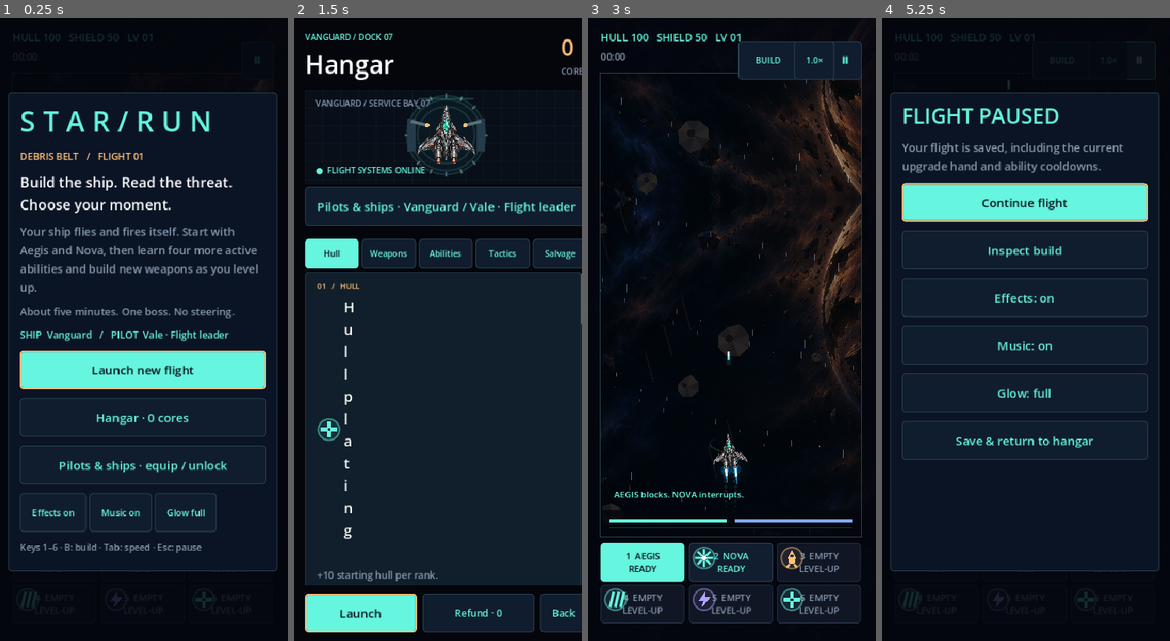
Above: before the commit, frames 1-4 (left to right).
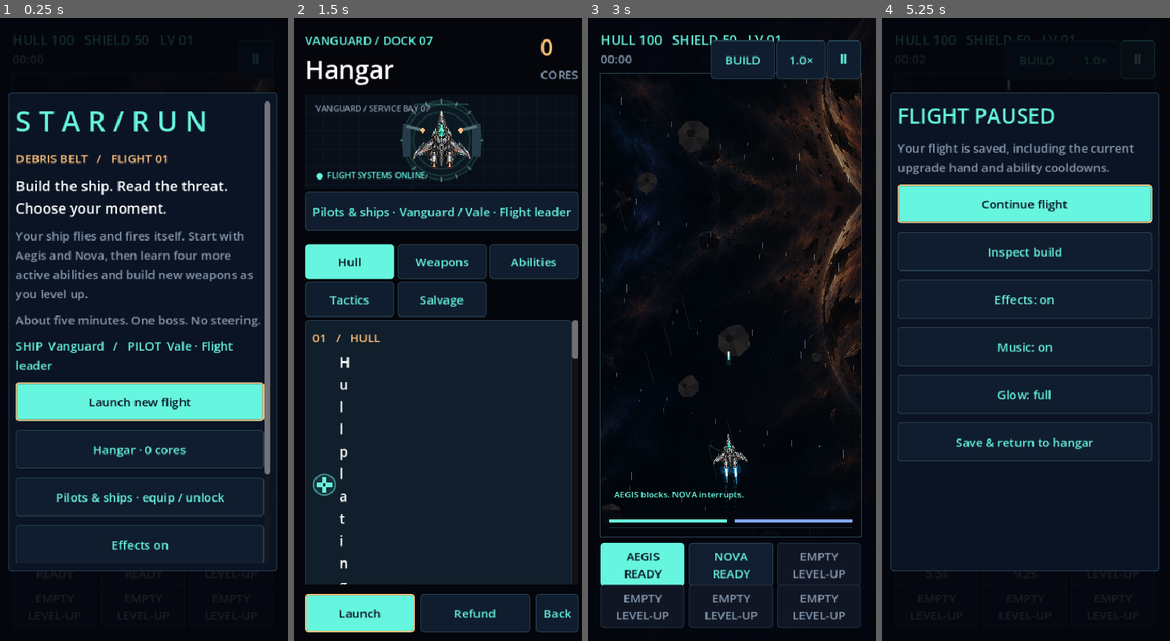
Above: after the commit, the same moments.

Repository: killjoy00/StarRun
Game: Godot game, scene res://scenes/main.tscn
The game is run twice, just before and just after one commit, with the same random seed, the same clock (stepped at 60 frames per second) and the same inputs.
Inputs (mouse positions are in pixels of both pictures, inside the frame that each line leads up to):
- Up to frame 1 (0.25 s): no input
- Up to frame 2 (1.5 s): click "Hangar · 0 cores" at 0.5 s; click "Refund · 0" (after the commit: "Refund") at 1.25 s
- Up to frame 3 (3 s): click "Back" at 2 s; click "Launch new flight" at 2.75 s
- Up to frame 4 (5.25 s): click (936, 560) at 3.5 s, where only the run before the commit has a clickable "1 AEGIS READY"; click "2 NOVA READY" (after the commit: "NOVA READY") at 4.25 s; click "Ⅱ" at 5 s

The runs differ from the first frame. In frame 1, 22% of the frame differs, in the area x 4-95%, y 2-95%; in frame 2, 16%; in frame 3, 5.0%; in frame 4, 7.6%.

Commit message:
Enforce readable mobile type, 44pt actions, and uncluttered narrow-screen menus

Diff:
--- a/scripts/main.gd
+++ b/scripts/main.gd
@@ -86,14 +86,22 @@
 	_show_menu()
 	get_tree().auto_accept_quit = false
 
+# Native Retina screens are laid out in logical 390x844 canvas units, not pixels.
+# Protect gameplay labels and menu copy from the old 10-13px type on phones.
+func _compact_ui() -> bool:
+	return get_viewport_rect().size.x < 760
+
+func _text_size(font_size: int) -> int:
+	return maxi(font_size, 16) if _compact_ui() else font_size
+
 func _style(bg: Color, border: Color, width: int = 1) -> StyleBoxFlat:
 	var box := StyleBoxFlat.new()
 	box.bg_color = bg
 	box.border_color = border
 	box.set_border_width_all(width)
 	box.set_corner_radius_all(4)
-	box.content_margin_left = 16
-	box.content_margin_right = 16
+	box.content_margin_left = 10 if _compact_ui() else 16
+	box.content_margin_right = 10 if _compact_ui() else 16
 	box.content_margin_top = 12
 	box.content_margin_bottom = 12
 	return box
@@ -101,7 +109,7 @@
 func _label(parent: Node, text_value: String, font_size: int = 16, color: Color = Color.WHITE) -> Label:
 	var label := Label.new()
 	label.text = text_value
-	label.add_theme_font_size_override("font_size", font_size)
+	label.add_theme_font_size_override("font_size", _text_size(font_size))
 	label.add_theme_color_override("font_color", color)
 	parent.add_child(label)
 	return label
@@ -109,7 +117,7 @@
 func _button(parent: Node, title: String, action: Callable, primary: bool = false) -> Button:
 	var button := Button.new()
 	button.text = title
-	button.add_theme_font_size_override("font_size", 16)
+	button.add_theme_font_size_override("font_size", _text_size(16))
 	button.add_theme_color_override("font_color", INK if primary else CYAN)
 	button.add_theme_color_override("font_hover_color", INK if primary else Color.WHITE)
 	button.add_theme_color_override("font_disabled_color", MUTED)
@@ -136,8 +144,8 @@
 	world = Playfield.new()
 	world.host = self
 	clip.add_child(world)
-	hud = _label(root, "", 14, CYAN)
-	status = _label(root, "", 13, MUTED)
+	hud = _label(root, "", 18, CYAN)
+	status = _label(root, "", 16, MUTED)
 	build_label = _label(root, "", 14, MUTED)
 	report_label = _label(root, "", 14, MUTED)
 	for id in Catalog.ABILITIES:
@@ -175,6 +183,7 @@
 	hud.size = Vector2(field.size.x, 24)
 	status.position = Vector2(field.position.x, 43)
 	status.size = Vector2(field.size.x, 22)
+	var compact := _compact_ui()
 	var controls_width := minf(size.x - 28, maxf(330, field.size.x))
 	var controls_x := (size.x - controls_width) / 2
 	var button_width := (controls_width - 12) / 3
@@ -183,7 +192,8 @@
 		button.position = Vector2(controls_x + (i % 3) * (button_width + 6), field.end.y + 9 + int(i / 3) * 56)
 		button.size = Vector2(button_width, 50)
 		button.custom_minimum_size.y = 50
-		button.add_theme_font_size_override("font_size", 12)
+		button.add_theme_font_size_override("font_size", _text_size(12))
+		button.get_child(0).visible = not compact # On narrow screens the badges overlap button text.
 		button.add_theme_stylebox_override("normal", _style(CYAN if i == 0 else Color("111e30"), CYAN if i == 0 else Color("354557")))
 		for state in ["normal", "hover", "pressed", "disabled"]:
 			var compact_style: StyleBoxFlat = button.get_theme_stylebox(state).duplicate()
@@ -192,17 +202,18 @@
 			compact_style.content_margin_top = 6
 			compact_style.content_margin_bottom = 6
 			button.add_theme_stylebox_override(state, compact_style)
-	build_button.position = Vector2(field.end.x - 165, 31)
-	build_button.size = Vector2(74, 36)
-	speed_button.position = Vector2(field.end.x - 90, 31)
-	speed_button.size = Vector2(46, 36)
+	var top_height := 44.0 if compact else 36.0
+	build_button.position = Vector2(field.end.x - (202 if compact else 165), 30 if compact else 31)
+	build_button.size = Vector2(86 if compact else 74, top_height)
+	speed_button.position = Vector2(field.end.x - (114 if compact else 90), 30 if compact else 31)
+	speed_button.size = Vector2(66 if compact else 46, top_height)
 	for control in [build_button, speed_button]:
-		control.custom_minimum_size.y = 36
-		control.add_theme_font_size_override("font_size", 11)
-	pause_button.position = Vector2(field.end.x - 42, 31)
-	pause_button.size = Vector2(42, 36)
-	pause_button.custom_minimum_size.y = 36
-	pause_button.add_theme_font_size_override("font_size", 14)
+		control.custom_minimum_size.y = top_height
+		control.add_theme_font_size_override("font_size", _text_size(11))
+	pause_button.position = Vector2(field.end.x - (46 if compact else 42), 30 if compact else 31)
+	pause_button.size = Vector2(46 if compact else 42, top_height)
+	pause_button.custom_minimum_size.y = top_height
+	pause_button.add_theme_font_size_override("font_size", _text_size(14))
 	for state in ["normal", "hover", "pressed", "disabled"]:
 		var compact_style: StyleBoxFlat = pause_button.get_theme_stylebox(state).duplicate()
 		compact_style.set_content_margin_all(6)
@@ -291,13 +302,13 @@
 	_button(box, "Launch new flight", _new_run, not FileAccess.file_exists(Services.RUN)).grab_focus()
 	_button(box, "Hangar · %d cores" % profile.cores, _show_hangar)
 	_button(box, "Pilots & ships · equip / unlock", _show_loadout)
-	var row := HBoxContainer.new()
+	var row: BoxContainer = VBoxContainer.new() if _compact_ui() else HBoxContainer.new()
 	box.add_child(row)
 	var effects_toggle := _button(row, "Effects " + ("on" if profile.sound else "off"), _toggle_sound)
 	var music_toggle := _button(row, "Music " + ("on" if profile.music else "off"), _toggle_music)
 	var glow_toggle := _button(row, "Glow " + ("low" if profile.reduced else "full"), _toggle_fx)
 	for toggle in [effects_toggle, music_toggle, glow_toggle]:
-		toggle.add_theme_font_size_override("font_size", 12)
+		toggle.add_theme_font_size_override("font_size", _text_size(12))
 	_wrapped(box, "Keys 1–6 · B: build · Tab: speed · Esc: pause", 12, MUTED)
 
 func _new_run() -> void:
@@ -389,7 +400,8 @@
 		var cooldown: float = sim.cooldowns[id]
 		var learned: bool = sim.upgrades[id] > 0
 		var title: String = "DRONES" if id == "mend" else sim.content.abilities[id].name.to_upper()
-		button.text = "%d  %s\n%s" % [i + 1, title if learned else "EMPTY", ("%.1fs" % cooldown if cooldown > 0 else "READY") if learned else "LEVEL-UP"]
+		var status_text := ("%.1fs" % cooldown if cooldown > 0 else "READY") if learned else "LEVEL-UP"
+		button.text = ("%s\n%s" % [("CHRONO" if id == "chrono" else title) if learned else "EMPTY", status_text]) if _compact_ui() else ("%d  %s\n%s" % [i + 1, title if learned else "EMPTY", status_text])
 		button.disabled = mode != "playing" or cooldown > 0 or not learned
 		button.tooltip_text = sim.content.abilities[id].name + (" · Level %d" % sim.upgrades[id] if learned else " · Find this ability in an upgrade draft")
 	build_label.text = "%s / %s\nAUTOPILOT ONLINE\n\n" % [Catalog.ship(sim.ship_id).name.to_upper(), Catalog.pilot(sim.pilot_id).name.to_upper()]
@@ -428,15 +440,15 @@
 		row.add_child(icon)
 		var button := _button(row, title, _choose.bind(i))
 		button.size_flags_horizontal = Control.SIZE_EXPAND_FILL
-		button.add_theme_font_size_override("font_size", 14)
+		button.add_theme_font_size_override("font_size", _text_size(14))
 		button.alignment = HORIZONTAL_ALIGNMENT_LEFT
 		button.autowrap_mode = TextServer.AUTOWRAP_WORD_SMART
-		button.custom_minimum_size.y = 88
+		button.custom_minimum_size.y = 108 if _compact_ui() else 88
 		card_buttons.append(button)
 		if sim.banishes_left > 0 and card.id != "repair":
 			var banish := _button(box, "Banish %s · %d left" % [card.name, sim.banishes_left], _draft_action.bind("banish", i))
-			banish.custom_minimum_size.y = 30
-			banish.add_theme_font_size_override("font_size", 12)
+			banish.custom_minimum_size.y = 44 if _compact_ui() else 30
+			banish.add_theme_font_size_override("font_size", _text_size(12))
 	var tools := HBoxContainer.new()
 	box.add_child(tools)
 	if sim.rerolls_left > 0:
@@ -571,14 +583,19 @@
 	workshop.size_flags_horizontal = Control.SIZE_EXPAND_FILL
 	workshop.size_flags_vertical = Control.SIZE_EXPAND_FILL
 	body.add_child(workshop)
-	var tabs := HBoxContainer.new()
-	tabs.add_theme_constant_override("separation", 4)
+	var tabs: Container = GridContainer.new() if compact else HBoxContainer.new()
+	if compact:
+		(tabs as GridContainer).columns = 3
+		tabs.add_theme_constant_override("h_separation", 4)
+		tabs.add_theme_constant_override("v_separation", 4)
+	else:
+		tabs.add_theme_constant_override("separation", 4)
 	workshop.add_child(tabs)
 	for group in Catalog.GROUPS:
 		var tab := _button(tabs, group, _hangar_tab.bind(group), group == hangar_category)
-		tab.custom_minimum_size = Vector2(0, 38)
+		tab.custom_minimum_size = Vector2(0, 46 if compact else 38)
 		tab.size_flags_horizontal = Control.SIZE_EXPAND_FILL
-		tab.add_theme_font_size_override("font_size", 11 if compact else 13)
+		tab.add_theme_font_size_override("font_size", _text_size(11 if compact else 13))
 		for style in ["normal", "hover", "pressed", "disabled"]:
 			var box: StyleBoxFlat = tab.get_theme_stylebox(style).duplicate()
 			box.content_margin_left = 6
@@ -627,19 +644,19 @@
 			pip.custom_minimum_size = Vector2(20, 4)
 			pips.add_child(pip)
 		var buy := _button(card, "FULLY INSTALLED" if maxed else "Install · %d cores    %d / %d" % [price, bought, entry.max], _purchase.bind(entry.id))
-		buy.custom_minimum_size.y = 38
-		buy.add_theme_font_size_override("font_size", 12)
+		buy.custom_minimum_size.y = 48 if compact else 38
+		buy.add_theme_font_size_override("font_size", _text_size(12))
 		buy.disabled = maxed or profile.cores < price
 	var footer := HBoxContainer.new()
 	footer.add_theme_constant_override("separation", 8)
 	layout.add_child(footer)
 	var launch := _button(footer, "Launch", _new_run, true)
 	launch.size_flags_horizontal = Control.SIZE_EXPAND_FILL
-	var refund := _button(footer, "Refund · %d" % Catalog.refund(profile.hangar), _respec)
+	var refund := _button(footer, "Refund" if compact else "Refund · %d" % Catalog.refund(profile.hangar), _respec)
 	refund.size_flags_horizontal = Control.SIZE_EXPAND_FILL
-	refund.add_theme_font_size_override("font_size", 13)
+	refund.add_theme_font_size_override("font_size", _text_size(13))
 	var back := _button(footer, "Back", _show_menu)
-	back.add_theme_font_size_override("font_size", 13)
+	back.add_theme_font_size_override("font_size", _text_size(13))
 	launch.grab_focus()
 
 func _hangar_tab(group: String) -> void:
